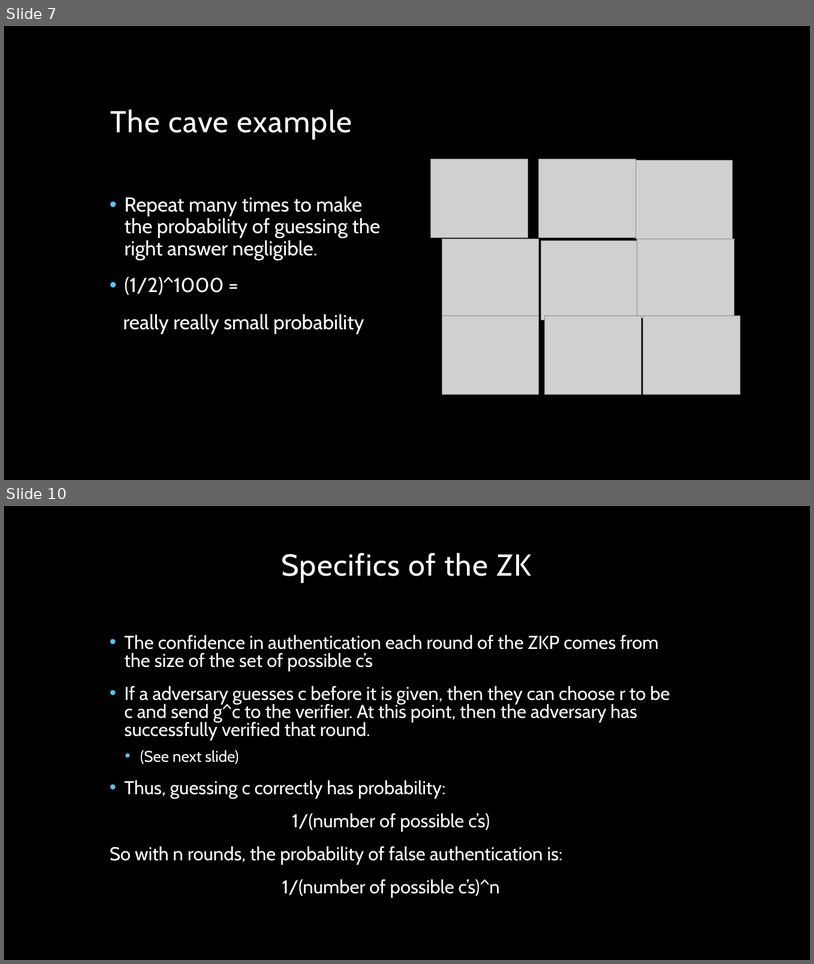
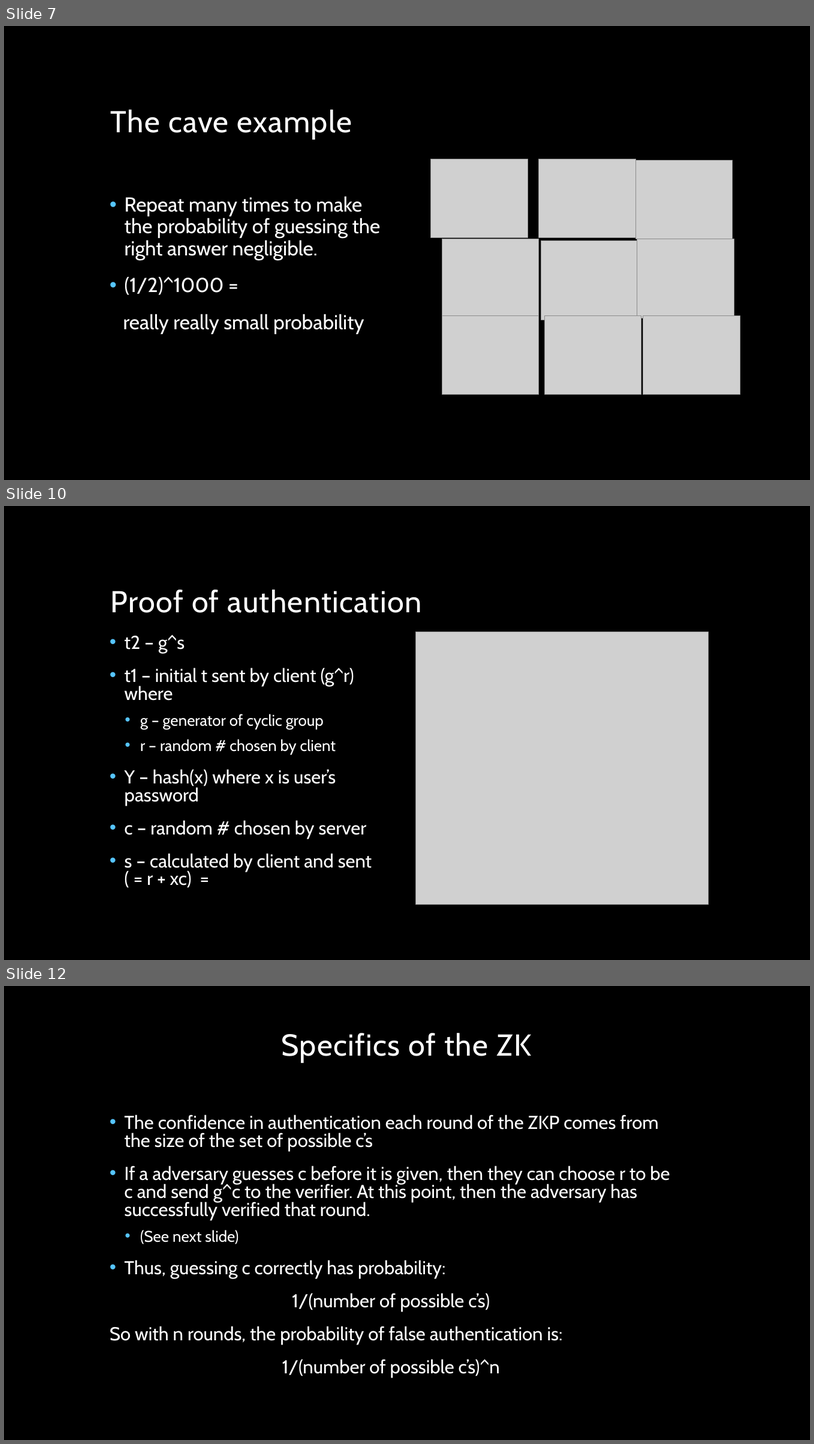
Before and after one commit to CoryBlack/ZeroKnowledge, a slide deck: Zero knowledge.pptx. Shown one above the other, each under a label of ours: slides 7 and 10 before the commit, slides 7, 10 and 12 after it; the slides between them are not shown. The pictures are 814x964 and 814x1444 pixels, drawn with LibreOffice and Linux fonts; fonts in the diff are those of the drawing; grey boxes stand for pictures; background and template pictures are left out. Boxes give left, top, right and bottom in pixels: in the first picture for what was removed or moved away, otherwise in the second. Text is boxed around its words. In the diff, an @@ line names an element or a change of style, - is before the commit and + after.

```diff
--- a/Zero knowledge.pptx
+++ b/Zero knowledge.pptx
@@ slide 10 added at (4,506,810,960), background picture (left out) @@
@@ title added at (111,589,422,613), 36 pt, text #FFFFFF @@
+Proof of authentication
@@ text added at (125,634,372,888), 22.2 pt, text #FFFFFF @@
+• t2 – g^s
+• t1 – initial t sent by client (g^r) where
+  • g – generator of cyclic group
+  • r – random # chosen by client
+• Y – hash(x) where x is user’s password
+• c – random # chosen by server
+• s – calculated by client and sent ( = r + xc) =
@@ picture added at (416,632,708,904) @@
@@ what was slide 10 is now slide 12 @@
```
Also in this commit, not shown: 2 slides changed, 1 other slide added.
